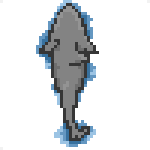
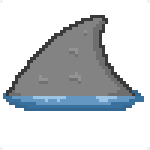
Comparing the layer stacks of the two w=150, h=150 images. Changes:
showed group "shark_fin_01_L.png" (6 layers) over <box>3,0,150,150</box>
hid group "shark_land_01_U.png" (4 layers) over <box>3,0,150,150</box>
